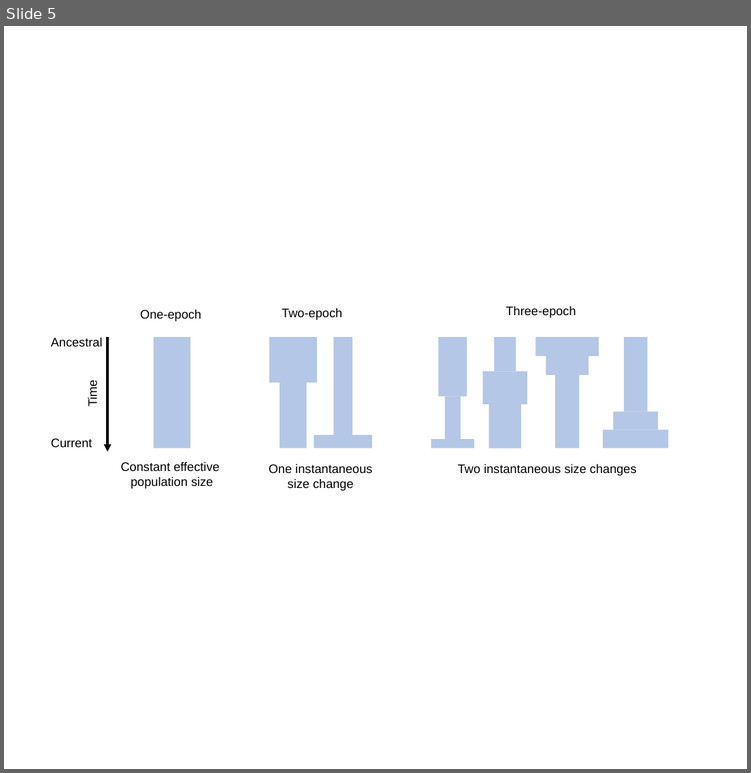
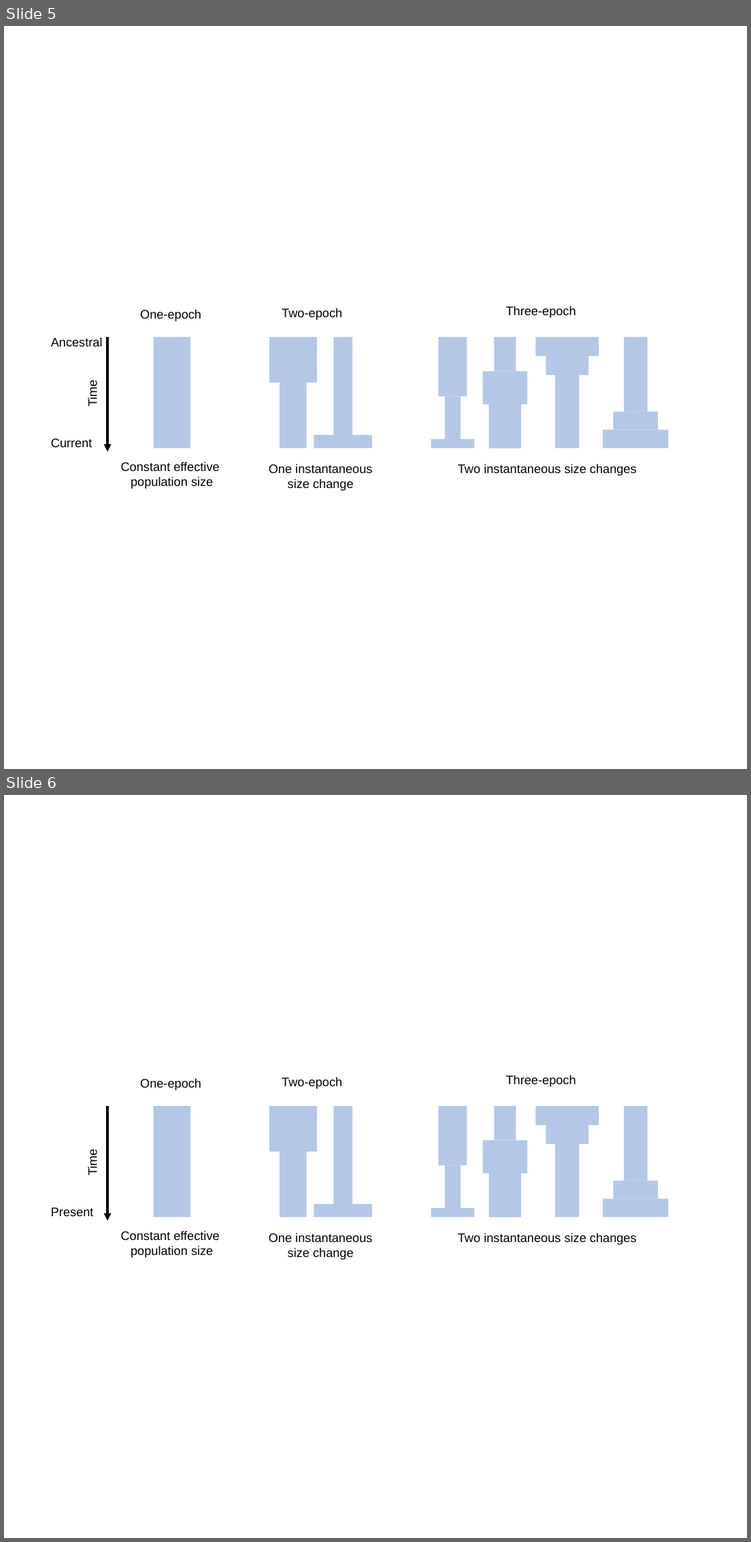
Before and after one commit to jon-mah/demo_for_ccgb, a slide deck: Summary/figures.pptx. Shown one above the other, each under a label of ours: slide 5 before the commit, slides 5 and 6 after it. The pictures are 751x773 and 751x1542 pixels, drawn with LibreOffice and Linux fonts; fonts in the diff are those of the drawing. Boxes give left, top, right and bottom in pixels: in the first picture for what was removed or moved away, otherwise in the second. Text is boxed around its words. In the diff, an @@ line names an element or a change of style, - is before the commit and + after.

```diff
--- a/Summary/figures.pptx
+++ b/Summary/figures.pptx
@@ slide 6 added at [4,795,747,1538], background #FFFFFF @@
@@ text added at [140,1078,201,1090], 30 pt, text #000000 @@
+One-epoch
@@ text added at [281,1077,342,1089], 30 pt, text #000000 @@
+Two-epoch
@@ text added at [506,1074,576,1087], 30 pt, text #000000 @@
+Three-epoch
@@ arrow added from (107, 1106) to (107, 1220), #000000 6 pt @@
@@ rectangle added at [154,1106,190,1217], fill #B4C7E7 @@
@@ rectangle added at [269,1106,317,1151], fill #B4C7E7 @@
@@ rectangle added at [333,1106,352,1204], fill #B4C7E7 @@
@@ rectangle added at [439,1106,467,1165], fill #B4C7E7 @@
@@ rectangle added at [494,1106,515,1140], fill #B4C7E7 @@
@@ rectangle added at [535,1106,598,1125], fill #B4C7E7 @@
@@ rectangle added at [623,1106,647,1181], fill #B4C7E7 @@
@@ rectangle added at [483,1140,527,1173], fill #B4C7E7 @@
@@ rectangle added at [545,1125,588,1144], fill #B4C7E7 @@
@@ text added at [86,1151,99,1175], 30 pt, text #000000 @@
+Time
@@ rectangle added at [279,1151,307,1217], fill #B4C7E7 @@
@@ rectangle added at [555,1142,579,1217], fill #B4C7E7 @@
@@ rectangle added at [445,1165,460,1208], fill #B4C7E7 @@
@@ rectangle added at [489,1173,521,1217], fill #B4C7E7 @@
@@ rectangle added at [613,1181,657,1198], fill #B4C7E7 @@
@@ rectangle added at [602,1199,668,1217], fill #B4C7E7 @@
@@ text added at [51,1207,94,1216], 30 pt, text #000000 @@
+Present
@@ rectangle added at [313,1204,372,1217], fill #B4C7E7 @@
@@ rectangle added at [431,1208,474,1217], fill #B4C7E7 @@
@@ text added at [121,1230,219,1257], 30 pt, text #000000 @@
+Constant effective
+population size
@@ text added at [269,1233,372,1259], 30 pt, text #000000 @@
+One instantaneous size change
@@ text added at [458,1232,636,1244], 30 pt, text #000000 @@
+Two instantaneous size changes
```
Also in this commit, not shown: 3 slides changed, 20 other slides added, 7 slides removed, 8 other files.
